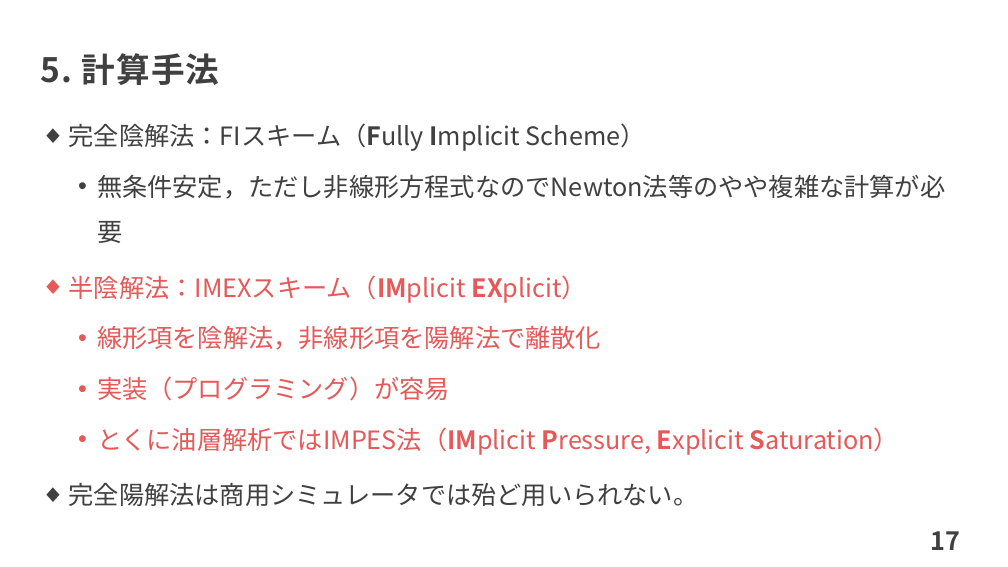
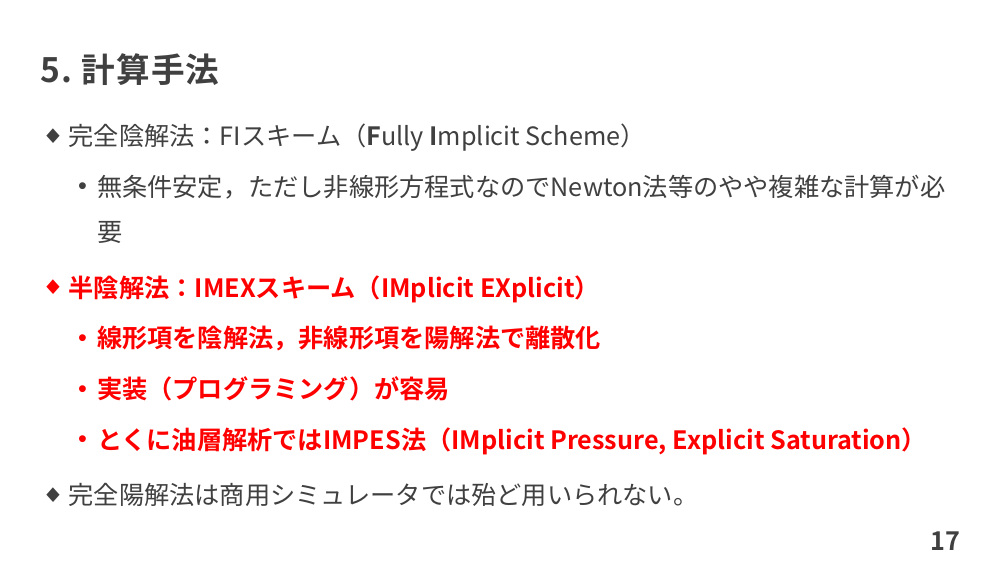
Before and after one commit to te288/intro_to_NA2022, a slide deck: slide 18 of Intro2ResSim/WaterOil2PhaseFlow.pptx. Drawn at 1008x567 pixels with LibreOffice and Linux fonts; fonts in the diff are those of the drawing. Boxes give left, top, right and bottom in pixels: in the first picture for what was removed or moved away, otherwise in the second. Text is boxed around its words. In the diff, an @@ line names an element or a change of style, - is before the commit and + after.

Commit message:
IMPES_ans作成, Pressure Eqまで

```diff
--- a/Intro2ResSim/WaterOil2PhaseFlow.pptx
+++ b/Intro2ResSim/WaterOil2PhaseFlow.pptx
@@ text at (69,275,927,455): text colour #E55959 to #FF0000, bold on in "半陰解法：IMEXスキーム（IMplicit EXplicit）", "線形項を陰解法，非線形項を陽解法で離散化", "実装（プログラミング）が容易", "とくに油層解析ではIMPES法（IMplicit Pressure, Explicit Saturation）" @@
```
Also in this commit, not shown: 2 other slides changed, 9 other files.
